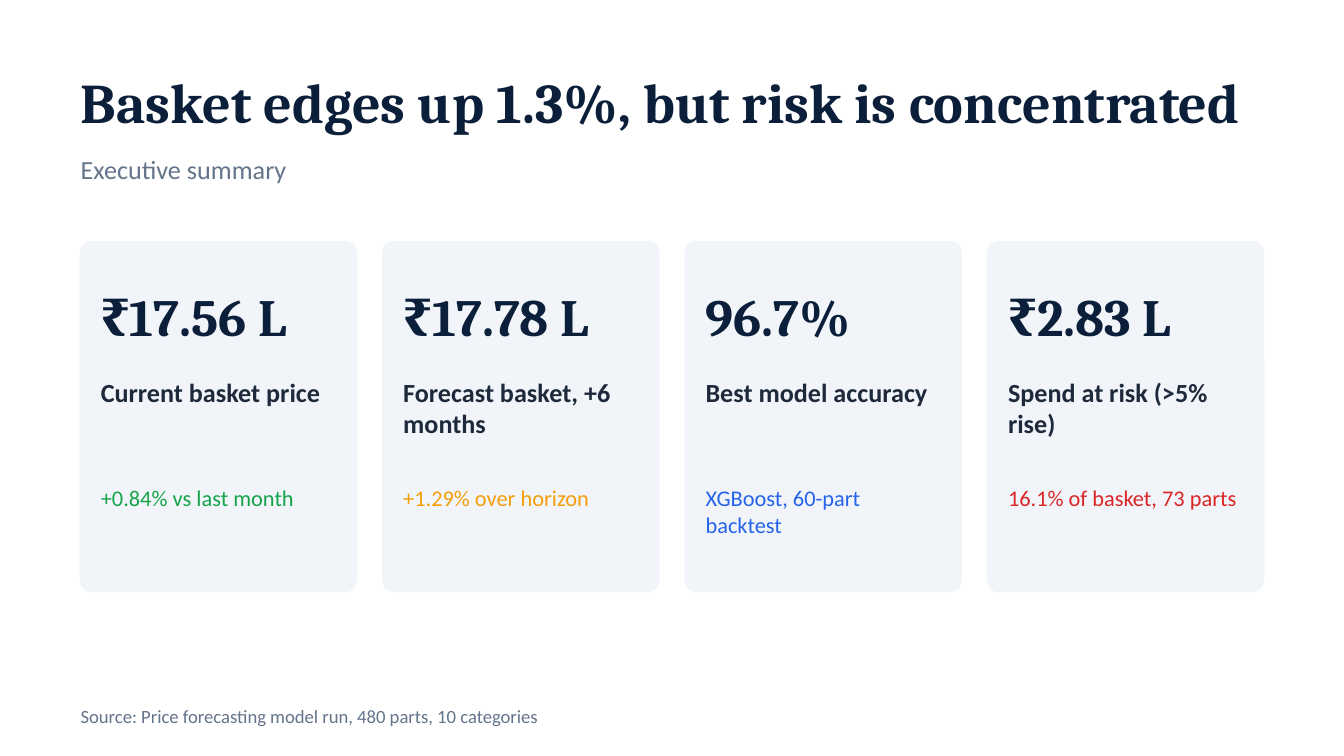
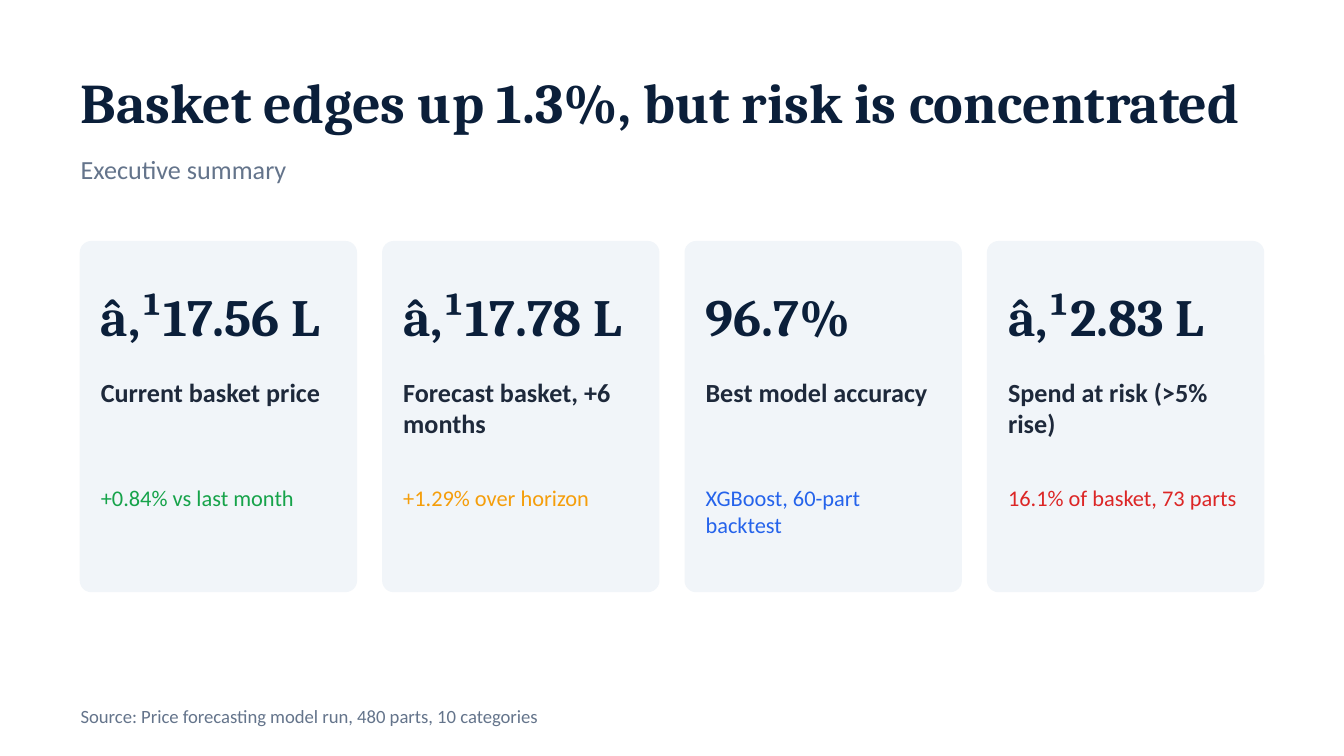
Before and after one commit to ITCDhruvil/SKODA-forecasting-POC, a slide deck: slide 2 of dashboard/public/reports/Auto_Parts_Price_Outlook.pptx. Drawn at 1344x756 pixels with LibreOffice and Linux fonts; fonts in the diff are those of the drawing. Boxes give left, top, right and bottom in pixels: in the first picture for what was removed or moved away, otherwise in the second. Text is boxed around its words. In the diff, an @@ line names an element or a change of style, - is before the commit and + after.

```diff
--- a/dashboard/public/reports/Auto_Parts_Price_Outlook.pptx
+++ b/dashboard/public/reports/Auto_Parts_Price_Outlook.pptx
@@ text at box(101, 293, 320, 343): text changed @@
-₹17.56 L
+â‚¹17.56 L
@@ text at box(403, 293, 622, 343): text changed @@
-₹17.78 L
+â‚¹17.78 L
@@ text at box(1008, 293, 1204, 343): text changed @@
-₹2.83 L
+â‚¹2.83 L
```
Also in this commit, not shown: 5 other slides changed, 1 other file.
